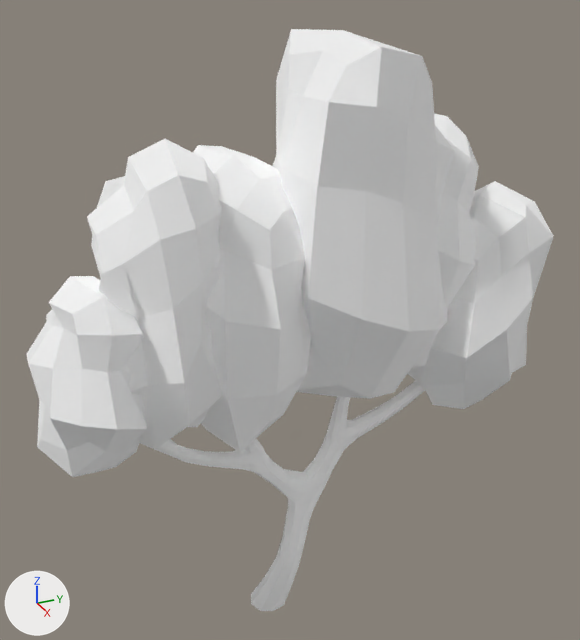
A saved change to the glTF model assets/nature_lowpoly/BirchTree_4.glb.
Rendered twice from a 50 mm camera at (3.82, -1.58, 3.92) aimed at (-0.3, 0.27, 1.86). Every picture has the same lights, and +X, +Y and +Z are marked at lower left. The first picture is the older version.

In view in the first picture: 'BirchTree_4'.
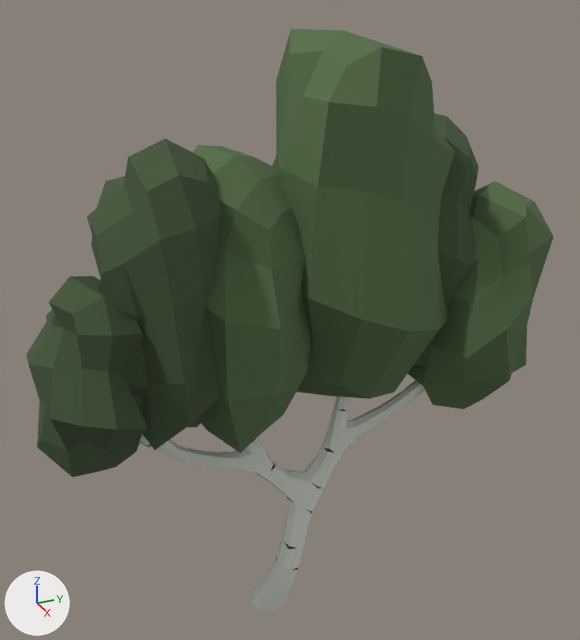
Scene script edits in JSON lines:
```json
{"op": "set", "path": "mat_white.metallic", "old": "1.0", "new": "0.0"}
{"op": "set", "path": "mat_white.base_color", "old": "(1.0, 1.0, 1.0)", "new": "(0.655, 0.686, 0.626)", "note": "white #ffffff -> light grey #d4d8cf"}
{"op": "set", "path": "mat_white.roughness", "old": "1.0", "new": "0.9"}
{"op": "set", "path": "mat_black.base_color", "old": "(1.0, 1.0, 1.0)", "new": "(0.055, 0.055, 0.055)", "note": "white #ffffff -> dark grey #424242"}
{"op": "set", "path": "mat_green.metallic", "old": "1.0", "new": "0.0"}
{"op": "set", "path": "mat_green.base_color", "old": "(1.0, 1.0, 1.0)", "new": "(0.0874, 0.152, 0.0599)", "note": "white #ffffff -> dark green #536d45"}
{"op": "set", "path": "mat_green.roughness", "old": "1.0", "new": "0.9"}
{"op": "set", "path": "mat_darkgreen.metallic", "old": "1.0", "new": "0.0"}
{"op": "set", "path": "mat_darkgreen.base_color", "old": "(1.0, 1.0, 1.0)", "new": "(0.0532, 0.0908, 0.037)", "note": "white #ffffff -> dark green #415536"}
{"op": "set", "path": "mat_darkgreen.roughness", "old": "1.0", "new": "0.9"}
```

What differs and where, as boxes (x1, y1, x2, y2) in the pictures (580 x 640 px):
```json
{"object": "BirchTree_4", "change": "recoloured, surface changed", "before": [26, 29, 554, 611], "after": [26, 29, 554, 611], "on screen": "white to dark green"}
```
